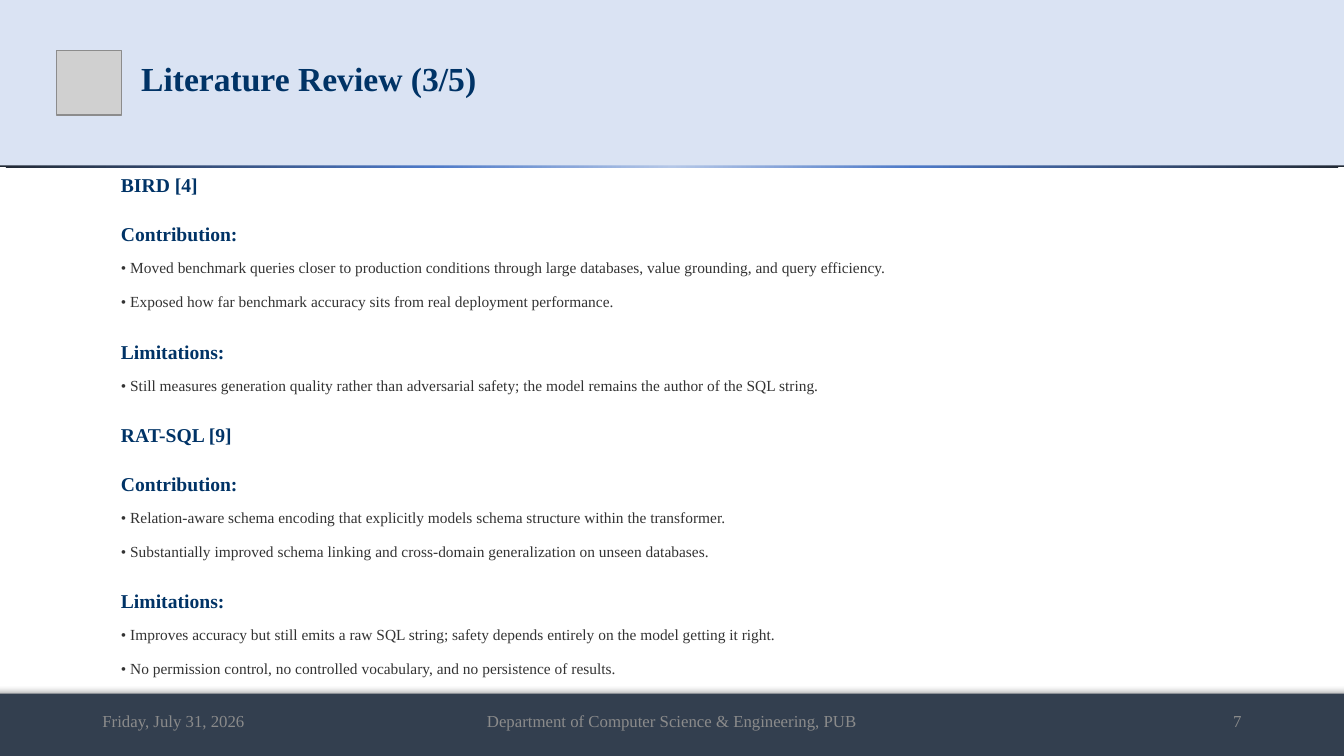
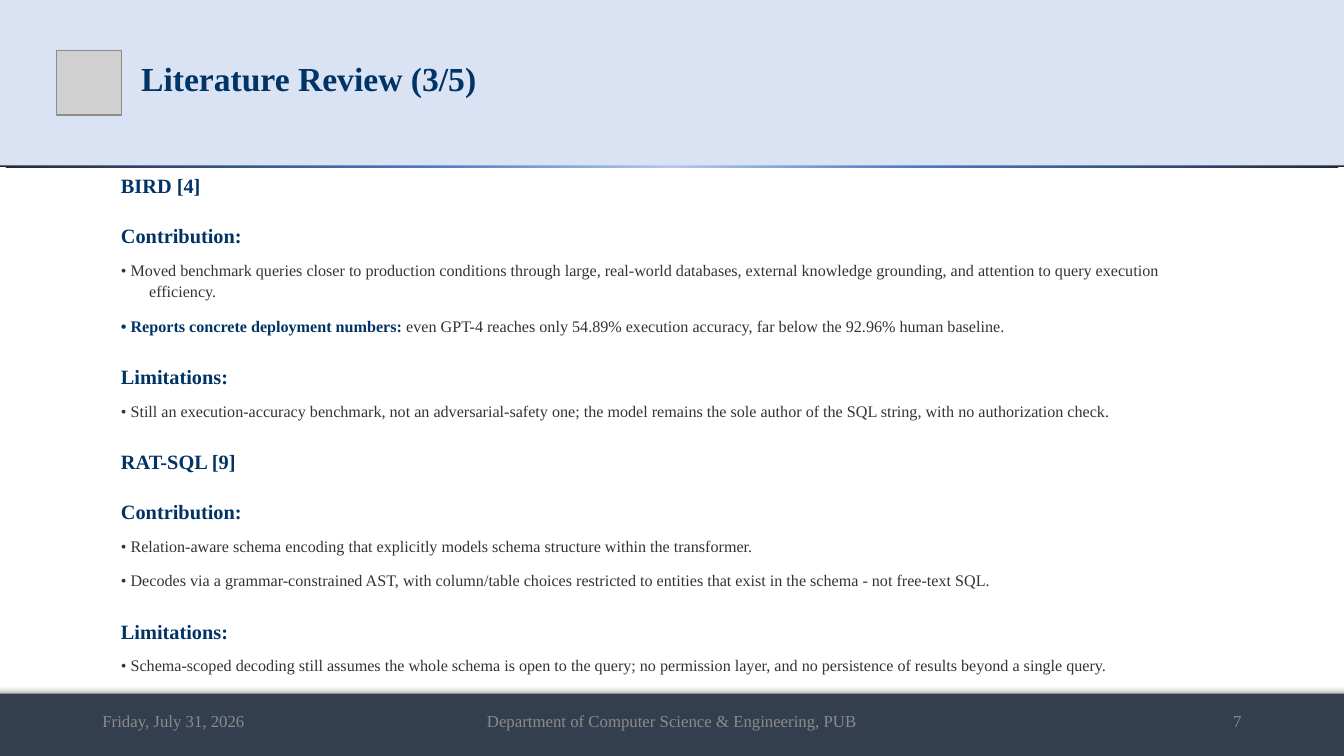
Before and after one commit to md-riaz/AEGIS-Research, a slide deck: slide 7 of docs/scripts/Md_Riaz_Mid_Defense_Final_0322310105101024.pptx. Drawn at 1344x756 pixels with LibreOffice and Linux fonts; fonts in the diff are those of the drawing; grey boxes stand for pictures. Boxes give left, top, right and bottom in pixels: in the first picture for what was removed or moved away, otherwise in the second. Text is boxed around its words. In the diff, an @@ line names an element or a change of style, - is before the commit and + after.

Commit message:
fix(presentation): correct literature-review facts and sync generator script
Nine papers had claims contradicted by their actual source PDFs: Seq2SQL's
training method and metrics, RAT-SQL/PICARD's grammar+schema-scoped decoding
(not raw SQL strings), G-SQL's rule-based (non-LLM) nature, TriSQL's real
DELETE failure rate, nl4dv's missing quantitative evaluation, DashBot's real
Vega datasets and user study (not synthetic data), NaLIR's real user study,
and BIRD's exact title and human-vs-GPT-4 numbers. Also fixed a fabricated
author list on the Veezoo/Lehmann et al. reference and reframed Gap 3 from a
false "all five emit raw SQL" claim to the real gap: no authorization concept.

Brought generate_riaz_presentation.py back in sync with every manual pptx fix
made across this project's history (title slide layout, section renames,
Veezoo correction, real benchmark results, removed comparison slide, emission-
space wording, hyphen-bullet style) plus the new literature corrections above,
so re-running the generator no longer reverts any of this.

```diff
--- a/docs/scripts/Md_Riaz_Mid_Defense_Final_0322310105101024.pptx
+++ b/docs/scripts/Md_Riaz_Mid_Defense_Final_0322310105101024.pptx
@@ text at [121, 179, 752, 640]: size 14 to 14.5 pt in "BIRD [4]", "Contribution:", "Limitations:", "RAT-SQL [9]" and 2 more places; size 11 to 11.5 pt in "• Relation-aware schema encoding that explicitly models ..." @@
@@ text at [131, 265, 1159, 336]: text changed; size 11 to 11.5 pt @@
-• Moved benchmark queries closer to production conditions through large databases, value grounding, and query efficiency.
-• Exposed how far benchmark accuracy sits from real deployment performance.
+• Moved benchmark queries closer to production conditions through large, real-world databases, external knowledge grounding, and attention to query execution efficiency.
+• Reports concrete deployment numbers: even GPT-4 reaches only 54.89% execution accuracy, far below the 92.96% human baseline.
@@ text at [131, 405, 1109, 421]: text changed; size 11 to 11.5 pt @@
-• Still measures generation quality rather than adversarial safety; the model remains the author of the SQL string.
+• Still an execution-accuracy benchmark, not an adversarial-safety one; the model remains the sole author of the SQL string, with no authorization check.
@@ text at [131, 574, 989, 590]: text changed; size 11 to 11.5 pt @@
-• Substantially improved schema linking and cross-domain generalization on unseen databases.
+• Decodes via a grammar-constrained AST, with column/table choices restricted to entities that exist in the schema - not free-text SQL.
@@ text at [131, 659, 1106, 675]: text changed; size 11 to 11.5 pt @@
-• Improves accuracy but still emits a raw SQL string; safety depends entirely on the model getting it right.
-• No permission control, no controlled vocabulary, and no persistence of results.
+• Schema-scoped decoding still assumes the whole schema is open to the query; no permission layer, and no persistence of results beyond a single query.
```
Also in this commit, not shown: 6 other slides changed, 2 other files.
